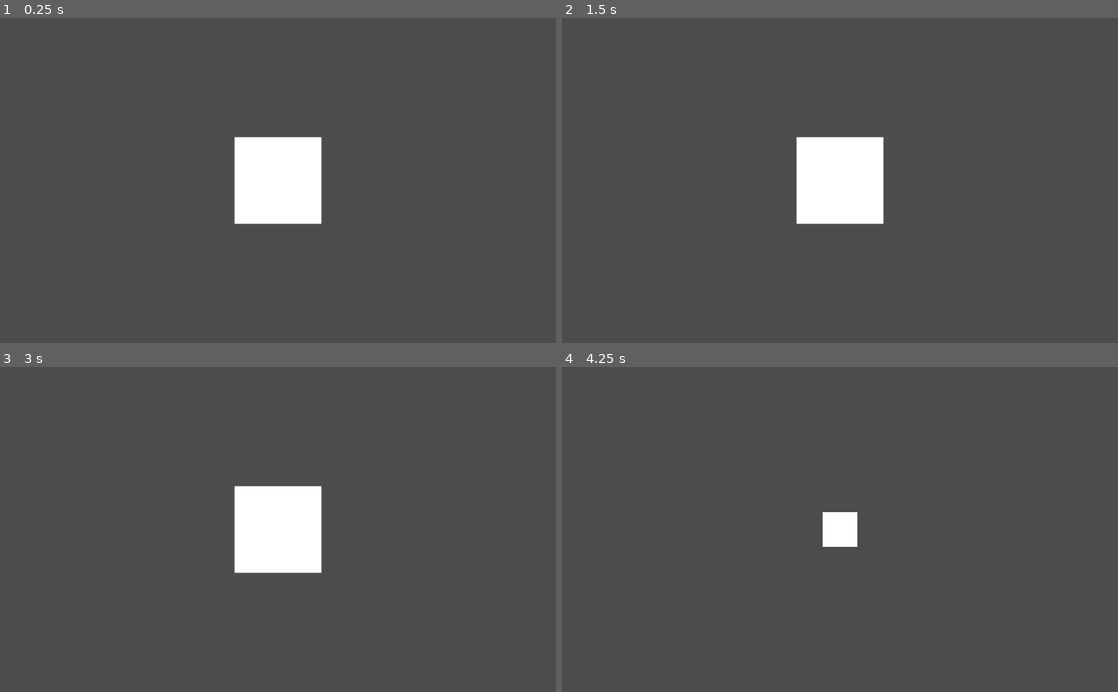
Above: before the commit, frames 1-4 (two rows, left to right).
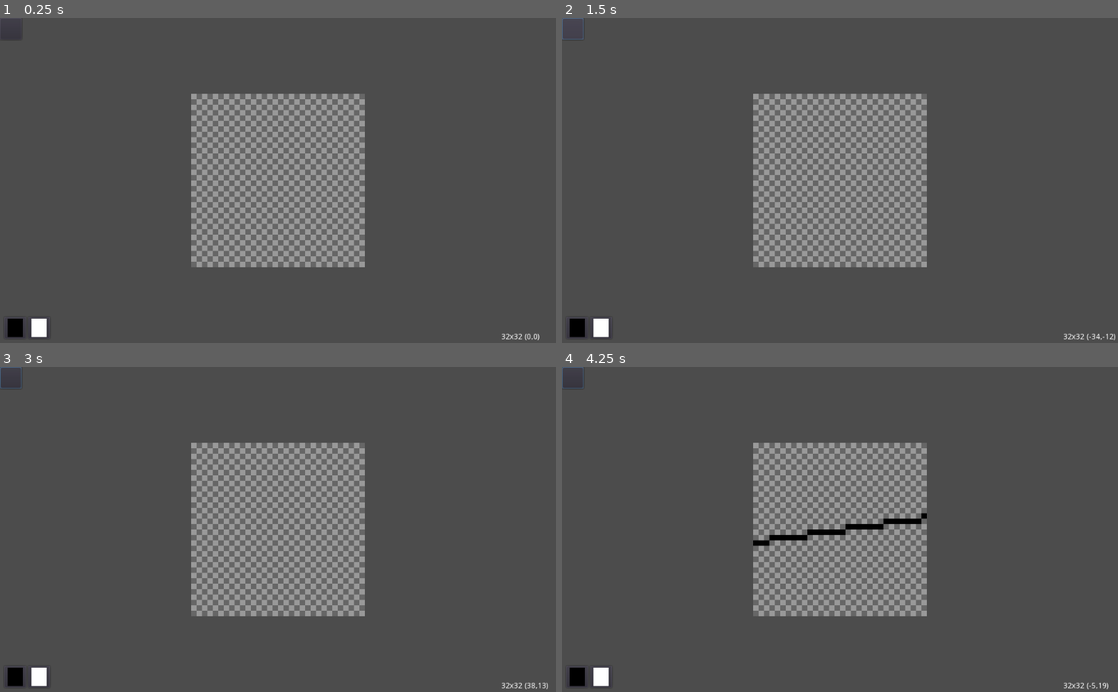
Above: after the commit, the same moments.

Repository: LukeSSJ/yokai
Game: Godot game, scene res://Main.tscn
The game is run twice, just before and just after one commit, with the same random seed, the same clock (stepped at 60 frames per second) and the same inputs. Before the commit the project starts from res://Canvas.tscn.
Inputs (mouse positions are in pixels of both pictures, inside the frame that each line leads up to):
- Up to frame 1 (0.25 s): no input
- Up to frame 2 (1.5 s): click (573, 27) at 0.52 s; click (573, 27) at 1.27 s
- Up to frame 3 (3 s): click (11, 376) at 2.02 s; tap Enter at 2.75 s; move the mouse to (400, 513) at 2.77 s; press the mouse at (400, 513) at 2.78 s
- Up to frame 4 (4.25 s): tap Mouse wheel down (scroll_down) at 3.05, 3.6 s; tap Space at 3.5 s; move the mouse to (728, 545) at 3.52 s; release the mouse at (728, 545) at 3.53 s; click (728, 545) at 3.67 s; tap Mouse wheel up (scroll_up) at 3.8 s

The runs differ from the first frame. In frame 1, 17% of the frame differs, in the area x 1-97%, y 23-100%; in frame 2, 17%; in frame 3, 17%; in frame 4, 17%, in the area x 0-99%, y 0-100%.
Error after the commit: Invalid call. Nonexistent function 'zoom_out' in base 'Node (Command.gd)'. (res://Canvas.gd:44)

Commit message:
Added basic tools

Diff:
--- a/Canvas.gd
+++ b/Canvas.gd
@@ -1,47 +1,69 @@
 extends Node2D
+
+signal update_size
+signal update_cursor
 
 var image
 var image_size
-var zoom_level = 1.0
+var image_preview
+var zoom_level = 10.0
 var zoom
 
 onready var Output = $Output
+onready var Preview = $Preview
 
 func _ready():
 	#OS.window_maximized = true
+	image = Image.new()
+	image_preview = Image.new()
+
 	image_size = Vector2(32, 32)
-	image = Image.new()
+
 	image.create(image_size.x, image_size.y, false, Image.FORMAT_RGBA8)
-	image.fill(Color("#ffffff"))
+	image_preview.create(image_size.x, image_size.y, false, Image.FORMAT_RGBA8)
+
 	position = OS.get_window_size() / 2
 	update_output()
+	update_preview()
+	emit_signal("update_size", image_size)
 
-#func _unhandled_input(event):
-#	if event is InputEventMouse:
-#		print(event.position)
+func mouse_event(event):
+	var mouse_pos = get_global_mouse_position() - position + image_size / 2
+	mouse_pos.x = floor(mouse_pos.x)
+	mouse_pos.y = floor(mouse_pos.y)
+	emit_signal("update_cursor", mouse_pos)
+	if event is InputEventMouseButton:
+		if event.button_index == BUTTON_LEFT:
+			if event.pressed:
+				Global.Tool.click(mouse_pos)
+			else:
+				Global.Tool.release(mouse_pos)
+		elif event.button_index == BUTTON_WHEEL_UP:
+			Command.zoom_in()
+		elif event.button_index == BUTTON_WHEEL_DOWN:
+			Command.zoom_out()
+	else:
+		Global.Tool.move(mouse_pos)
 
-func _process(_delta):
-	if Input.is_action_pressed("click1"):
-		var mouse_pos = get_global_mouse_position() - position + image_size / 2
-		mouse_pos.x = floor(mouse_pos.x)
-		mouse_pos.y = floor(mouse_pos.y)
-		if mouse_pos.x >= 0 and mouse_pos.y >= 0 and mouse_pos.x < image_size.x and mouse_pos.y < image_size.y:
-			image.lock()
-			image.set_pixel(mouse_pos.x, mouse_pos.y, Color("#000000"))
-			image.unlock()
-			update_output()
-	if Input.is_action_just_released("scroll_up"):
-		zoom_level += 1
-		print()
-		zoom = 1 / zoom_level
-		$Camera.zoom = Vector2(zoom, zoom)
-	elif Input.is_action_just_released("scroll_down"):
-		zoom_level = max(zoom_level - 1, 1)
-		zoom = 1 / zoom_level
-		$Camera.zoom = Vector2(zoom, zoom)
+func load_image(filename):
+	image.load(filename)
+	image_size = image.get_size()
+	update_output()
+	emit_signal("update_size", image_size)
+
+func zoom_update():
+	zoom_level += 1
+	zoom = 1 / zoom_level
+	$Camera.zoom = Vector2(zoom, zoom)
 
 func update_output():
 	var tex = ImageTexture.new()
 	tex.create(image_size.x, image_size.y, Image.FORMAT_RGBA8, 0)
 	tex.set_data(image)
 	Output.set_texture(tex)
+
+func update_preview():
+	var tex = ImageTexture.new()
+	tex.create(image_size.x, image_size.y, Image.FORMAT_RGBA8, 0)
+	tex.set_data(image_preview)
+	Preview.set_texture(tex)
--- a/Canvas.tscn
+++ b/Canvas.tscn
@@ -1,15 +1,21 @@
-[gd_scene load_steps=2 format=2]
+[gd_scene load_steps=3 format=2]
 
 [ext_resource path="res://Canvas.gd" type="Script" id=1]
+[ext_resource path="res://graphics/transparent.png" type="Texture" id=2]
 
 [node name="Canvas" type="Node2D"]
 position = Vector2( 512, 300 )
 script = ExtResource( 1 )
 
-[node name="Output" type="Sprite" parent="."]
+[node name="Background" type="Sprite" parent="."]
+texture = ExtResource( 2 )
 region_enabled = true
 region_rect = Rect2( 0, 0, 32, 32 )
 
+[node name="Output" type="Sprite" parent="."]
+
+[node name="Preview" type="Sprite" parent="."]
+
 [node name="Camera" type="Camera2D" parent="."]
 current = true
-zoom = Vector2( 0.2, 0.2 )
+zoom = Vector2( 0.1, 0.1 )
--- /dev/null
+++ b/Command.gd
@@ -0,0 +1,7 @@
+extends Node
+
+func save():
+	print("save")
+
+func tool_set(new_tool):
+	Global.Main.tool_set(new_tool)
--- /dev/null
+++ b/Global.gd
@@ -0,0 +1,7 @@
+extends Node
+
+var Main
+var Canvas
+var Tool
+
+var colors = [Color.black, Color.white]
--- /dev/null
+++ b/Main.gd
@@ -0,0 +1,70 @@
+extends Node2D
+
+onready var Canvas = $Canvas
+onready var UI = $UI
+onready var Save = $UI/Dialog/Save
+onready var Open = $UI/Dialog/Open
+onready var ColorPrimary = $UI/Colors/Primary
+onready var ColorSecondary = $UI/Colors/Secondary
+
+func _ready():
+	Save.connect("file_selected", self, "save_confirmed")
+	Open.connect("file_selected", self, "open_confirmed")
+
+	ColorPrimary.connect("color_changed", self, "color_changed", [0])
+	ColorSecondary.connect("color_changed", self, "color_changed", [1])
+
+	Canvas.connect("update_size", UI, "update_size")
+	Canvas.connect("update_cursor", UI, "update_cursor")
+
+	Global.Main = self
+	Global.Canvas = Canvas
+
+	ColorPrimary.color = Global.colors[0]
+	ColorSecondary.color = Global.colors[1]
+
+	tool_set("Pencil")
+
+func _input(event):
+	if event is InputEventMouse:
+		Canvas.mouse_event(event)
+	if event is InputEventKey and event.pressed:
+		# Keyboard shortcuts
+		var key_input = OS.get_scancode_string(event.get_scancode_with_modifiers())
+		var command = Shortcut.command.get(key_input)
+		if command:
+			var args = command.split(":")
+			command = args[0]
+			args.remove(0)
+			if Command.has_method(command):
+				Command.callv(command, args)
+			else:
+				print("Error unkown command: " + command)
+
+func tool_set(tool_name):
+	var new_tool = $Tool.get_node_or_null(tool_name)
+	if new_tool:
+		print("Set tool: " + str(tool_name))
+		Global.Tool = new_tool
+		Global.Tool.image = Global.Canvas.image
+		Global.Tool.image_size = Global.Canvas.image_size
+		Global.Tool.image_preview = Global.Canvas.image_preview
+	else:
+		print("Error unknown tool: " + str(tool_name))
+
+func save():
+	Save.popup()
+
+func save_confirmed(filename):
+	print("Saved image to: " + filename)
+	Canvas.image.save_png(filename)
+
+func open():
+	Open.popup()
+
+func open_confirmed(filename):
+	print("Opened file: " + filename)
+	Canvas.load_image(filename)
+
+func color_changed(color, index):
+	Global.colors[index] = color
--- /dev/null
+++ b/Main.tscn
@@ -0,0 +1,145 @@
+[gd_scene load_steps=12 format=2]
+
+[ext_resource path="res://Canvas.tscn" type="PackedScene" id=1]
+[ext_resource path="res://Main.gd" type="Script" id=2]
+[ext_resource path="res://UI.gd" type="Script" id=3]
+[ext_resource path="res://tool/Pencil.tscn" type="PackedScene" id=4]
+[ext_resource path="res://tool/Line.tscn" type="PackedScene" id=5]
+[ext_resource path="res://tool/Rect.gd" type="Script" id=6]
+[ext_resource path="res://tool/Rect.tscn" type="PackedScene" id=7]
+[ext_resource path="res://tool/Fill.tscn" type="PackedScene" id=8]
+[ext_resource path="res://tool/Rubber.tscn" type="PackedScene" id=9]
+[ext_resource path="res://tool/Eyedropper.gd" type="Script" id=10]
+[ext_resource path="res://tool/Select.gd" type="Script" id=11]
+
+[node name="Main" type="Node2D"]
+script = ExtResource( 2 )
+
+[node name="Canvas" parent="." instance=ExtResource( 1 )]
+
+[node name="Tool" type="Node2D" parent="."]
+
+[node name="Pencil" parent="Tool" instance=ExtResource( 4 )]
+
+[node name="Line" parent="Tool" instance=ExtResource( 5 )]
+
+[node name="Rect" parent="Tool" instance=ExtResource( 7 )]
+script = ExtResource( 6 )
+
+[node name="Fill" parent="Tool" instance=ExtResource( 8 )]
+
+[node name="Rubber" parent="Tool" instance=ExtResource( 9 )]
+
+[node name="Eyedropper" type="Node2D" parent="Tool"]
+script = ExtResource( 10 )
+
+[node name="Select" type="Node2D" parent="Tool"]
+script = ExtResource( 11 )
+
+[node name="UI" type="CanvasLayer" parent="."]
+script = ExtResource( 3 )
+
+[node name="Dialog" type="MarginContainer" parent="UI"]
+anchor_right = 1.0
+anchor_bottom = 1.0
+custom_constants/margin_right = 20
+custom_constants/margin_top = 20
+custom_constants/margin_left = 20
+custom_constants/margin_bottom = 20
+__meta__ = {
+"_edit_use_anchors_": false
+}
+
+[node name="Save" type="FileDialog" parent="UI/Dialog"]
+margin_left = 20.0
+margin_top = 20.0
+margin_right = 1004.0
+margin_bottom = 580.0
+access = 2
+filters = PoolStringArray( "*.png" )
+current_dir = "/home/luke/Documents/projects/SIMP"
+current_file = "image.png"
+current_path = "/home/luke/Documents/projects/SIMP/image.png"
+
+[node name="Open" type="FileDialog" parent="UI/Dialog"]
+margin_left = 20.0
+margin_top = 20.0
+margin_right = 1004.0
+margin_bottom = 580.0
+window_title = "Open a File"
+mode = 0
+access = 2
+filters = PoolStringArray( "*.png" )
+current_dir = "/home/luke/Documents/projects/SIMP"
+current_path = "/home/luke/Documents/projects/SIMP/"
+
+[node name="Tool" type="GridContainer" parent="UI"]
+margin_right = 40.0
+margin_bottom = 40.0
+columns = 2
+__meta__ = {
+"_edit_use_anchors_": false
+}
+
+[node name="Button" type="Button" parent="UI/Tool"]
+margin_right = 40.0
+margin_bottom = 40.0
+rect_min_size = Vector2( 40, 40 )
+
+[node name="Text" type="HBoxContainer" parent="UI"]
+anchor_left = 1.0
+anchor_top = 1.0
+anchor_right = 1.0
+anchor_bottom = 1.0
+margin_left = -101.0
+margin_top = -18.0
+margin_right = -30.0
+margin_bottom = -4.0
+__meta__ = {
+"_edit_use_anchors_": false
+}
+
+[node name="Size" type="Label" parent="UI/Text"]
+margin_right = 39.0
+margin_bottom = 14.0
+text = "32x32"
+__meta__ = {
+"_edit_use_anchors_": false
+}
+
+[node name="Cursor" type="Label" parent="UI/Text"]
+margin_left = 43.0
+margin_right = 71.0
+margin_bottom = 14.0
+text = "(0,0)"
+__meta__ = {
+"_edit_use_anchors_": false
+}
+
+[node name="Colors" type="HBoxContainer" parent="UI"]
+anchor_top = 1.0
+anchor_bottom = 1.0
+margin_left = 8.0
+margin_top = -48.0
+margin_right = 92.0
+margin_bottom = -8.0
+__meta__ = {
+"_edit_use_anchors_": false
+}
+
+[node name="Primary" type="ColorPickerButton" parent="UI/Colors"]
+margin_right = 40.0
+margin_bottom = 40.0
+rect_min_size = Vector2( 40, 40 )
+__meta__ = {
+"_edit_use_anchors_": false
+}
+
+[node name="Secondary" type="ColorPickerButton" parent="UI/Colors"]
+margin_left = 44.0
+margin_right = 84.0
+margin_bottom = 40.0
+rect_min_size = Vector2( 40, 40 )
+__meta__ = {
+"_edit_use_anchors_": false
+}
--- /dev/null
+++ b/Shortcut.gd
@@ -0,0 +1,22 @@
+extends Node
+
+var command
+
+func _ready():
+	command = {
+		"Control+S": "save",
+		"Control+O": "open",
+		"Control+N": "new",
+		"Control+Z": "undo",
+		"Control+Y": "redo",
+		"Control+C": "copy",
+		"Control+P": "paste",
+		"Control+X": "cut",
+		"Q": "tool_set:Rubber",
+		"D": "tool_set:Pencil",
+		"S": "tool_set:Select",
+		"A": "tool_set:Line",
+		"R": "tool_set:Rect",
+		"C": "tool_set:Circle",
+		"E": "tool_set:Eyedropper",
+	}
--- /dev/null
+++ b/UI.gd
@@ -0,0 +1,7 @@
+extends CanvasLayer
+
+func update_size(size):
+	$Text/Size.text = str(size.x) + "x" + str(size.y)
+
+func update_cursor(cursor):
+	$Text/Cursor.text = "(" + str(cursor.x) + "," +  str(cursor.y) + ")"
--- a/project.godot
+++ b/project.godot
@@ -16,8 +16,14 @@
 [application]
 
 config/name="SIMP"
-run/main_scene="res://Canvas.tscn"
+run/main_scene="res://Main.tscn"
 config/icon="res://icon.png"
+
+[autoload]
+
+Global="*res://Global.gd"
+Command="*res://Command.gd"
+Shortcut="*res://Shortcut.gd"
 
 [input]
 
--- /dev/null
+++ b/tool/Eyedropper.gd
@@ -0,0 +1,6 @@
+extends "res://tool/Tool.gd"
+
+func start(pos):
+	image_draw_start()
+	image_grab_color(pos)
+	image_draw_end()
--- /dev/null
+++ b/tool/Fill.gd
@@ -0,0 +1,4 @@
+extends "res://tool/Tool.gd"
+
+func start(_pos):
+	pass
--- /dev/null
+++ b/tool/Fill.tscn
@@ -0,0 +1,6 @@
+[gd_scene load_steps=2 format=2]
+
+[ext_resource path="res://tool/Fill.gd" type="Script" id=1]
+
+[node name="Fill" type="Node2D"]
+script = ExtResource( 1 )
--- /dev/null
+++ b/tool/Line.gd
@@ -0,0 +1,15 @@
+extends "res://tool/Tool.gd"
+
+func start(_pos):
+	use_preview = true
+
+func draw(pos):
+	image_draw_start()
+	image_draw_line(start_pos, pos)
+	image_draw_end()
+
+func end(pos):
+	use_preview = false
+	image_draw_start()
+	image_draw_line(start_pos, pos)
+	image_draw_end()
--- /dev/null
+++ b/tool/Line.tscn
@@ -0,0 +1,6 @@
+[gd_scene load_steps=2 format=2]
+
+[ext_resource path="res://tool/Line.gd" type="Script" id=1]
+
+[node name="Line" type="Node2D"]
+script = ExtResource( 1 )
--- /dev/null
+++ b/tool/Pencil.gd
@@ -0,0 +1,6 @@
+extends "res://tool/Tool.gd"
+
+func draw(pos):
+	image_draw_start()
+	image_draw_line(prev_pos, pos)
+	image_draw_end()
--- /dev/null
+++ b/tool/Pencil.tscn
@@ -0,0 +1,6 @@
+[gd_scene load_steps=2 format=2]
+
+[ext_resource path="res://tool/Pencil.gd" type="Script" id=1]
+
+[node name="Pencil" type="Node2D"]
+script = ExtResource( 1 )
--- /dev/null
+++ b/tool/Rect.gd
@@ -0,0 +1,13 @@
+extends "res://tool/Tool.gd"
+
+func draw(pos):
+	use_preview = true
+	image_draw_start()
+	image_draw_rect(start_pos, pos)
+	image_draw_end()
+
+func end(pos):
+	use_preview = false
+	image_draw_start()
+	image_draw_rect(start_pos, pos)
+	image_draw_end()
--- /dev/null
+++ b/tool/Rect.tscn
@@ -0,0 +1,3 @@
+[gd_scene format=2]
+
+[node name="Rect" type="Node2D"]
--- /dev/null
+++ b/tool/Rubber.gd
@@ -0,0 +1,9 @@
+extends "res://tool/Tool.gd"
+
+func start(_pos):
+	draw_color = Color.transparent
+
+func draw(pos):
+	image_draw_start()
+	image_draw_point(pos)
+	image_draw_end()
--- /dev/null
+++ b/tool/Rubber.tscn
@@ -0,0 +1,6 @@
+[gd_scene load_steps=2 format=2]
+
+[ext_resource path="res://tool/Rubber.gd" type="Script" id=1]
+
+[node name="Rubber" type="Node2D"]
+script = ExtResource( 1 )
--- /dev/null
+++ b/tool/Select.gd
@@ -0,0 +1,5 @@
+extends "res://tool/Tool.gd"
+
+
+func _ready():
+	pass
--- /dev/null
+++ b/tool/Tool.gd
@@ -0,0 +1,101 @@
+extends Node
+
+var image
+var image_size
+var image_preview
+var drawing
+var start_pos
+var prev_pos
+var use_preview
+var draw_color
+
+func click(pos):
+	drawing = true
+	use_preview = false
+	start_pos = pos
+	prev_pos = pos
+	draw_color = Global.colors[0]
+	start(pos)
+	draw(pos)
+
+func release(pos):
+	drawing = false
+	end(pos)
+	image_preview.lock()
+	image_preview.fill(Color.transparent)
+	image_preview.unlock()
+
+func move(pos):
+	if drawing:
+		draw(pos)
+		prev_pos = pos
+
+# Drawing functions
+
+func image_draw_start():
+	if use_preview:
+		image_preview.lock()
+		image_preview.fill(Color.transparent)
+	else:
+		image.lock()
+
+func image_draw_end():
+	if use_preview:
+		image_preview.unlock()
+		Global.Canvas.update_preview()
+	else:
+		image.unlock()
+		Global.Canvas.update_output()
+
+func image_draw_point(pos):
+	if pos.x >= 0 and pos.y >= 0 and pos.x < image_size.x and pos.y < image_size.y:
+		if use_preview:
+			image_preview.lock()
+			image_preview.set_pixelv(pos, draw_color)
+			image_preview.unlock()
+		else:
+			image.set_pixelv(pos, draw_color)
+
+func image_draw_line(pos1, pos2):
+	var dx = pos2.x - pos1.x
+	var dy = pos2.y - pos1.y
+	var step = max(abs(dx), abs(dy))
+	if step == 0:
+		image_draw_point(pos1)
+	else:
+		dx /= step
+		dy /= step
+		for _i in range(1, step + 1):
+			image_draw_point(pos1)
+			pos1.x += dx
+			pos1.y += dy
+
+func image_draw_rect(pos1, pos2):
+	image_draw_point(pos1)
+	var step = sign(pos2.x - pos1.x)
+	var i = pos1.x
+	while i != pos2.x:
+		i += step
+		image_draw_point(Vector2(i, pos1.y))
+		image_draw_point(Vector2(i, pos2.y))
+	step = sign(pos2.y - pos1.y)
+	i = pos1.y
+	while i != pos2.y:
+		i += step
+		image_draw_point(Vector2(pos1.x, i))
+		image_draw_point(Vector2(pos2.x, i))
+
+func image_grab_color(pos):
+	if pos.x >= 0 and pos.y >= 0 and pos.x < image_size.x and pos.y < image_size.y:
+		Global.colors[0] = image.get_pixelv(pos)
+
+# Methods for overriding
+
+func start(_pos):
+	pass
+
+func draw(_pos):
+	pass
+
+func end(_pos):
+	pass
Binary file added: graphics/transparent.png
Not shown, added: graphics/transparent.png.import
